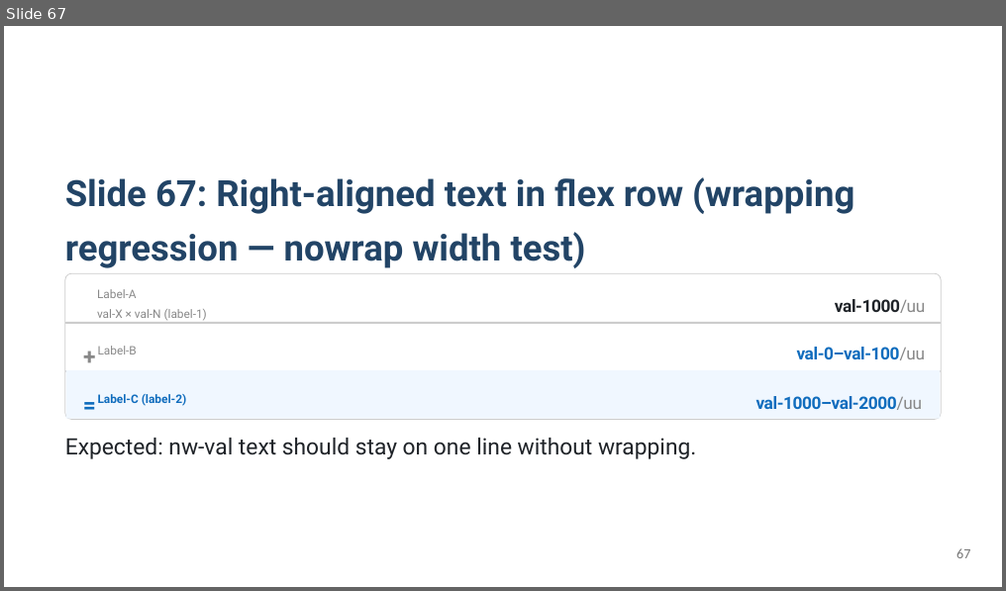
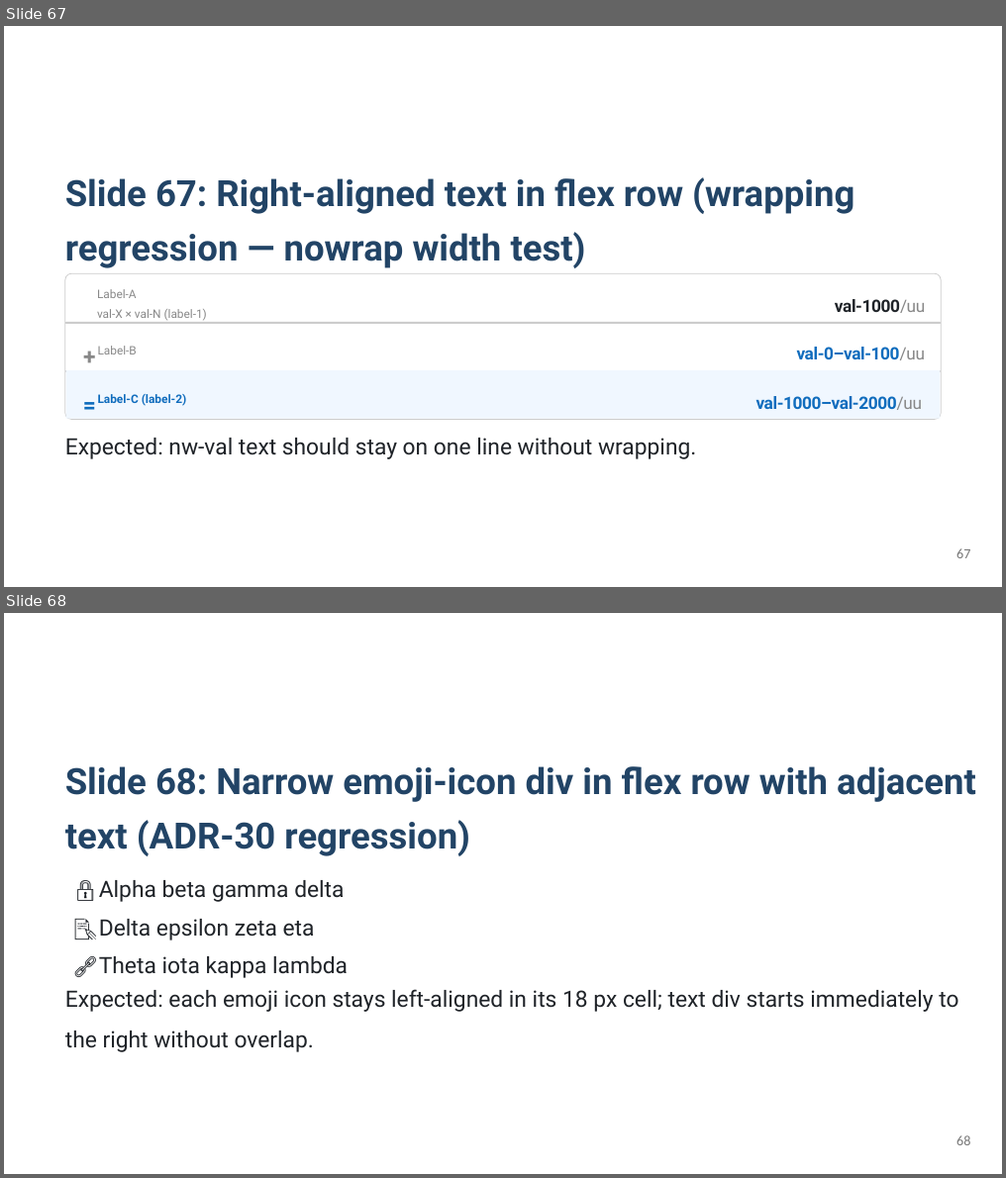
Before and after one commit to KatsuYuzu/marp-to-editable-pptx, a slide deck: output-pptx/test-output.pptx. Shown one above the other, each under a label of ours: slide 67 before the commit, slides 67 and 68 after it. The pictures are 1006x591 and 1006x1178 pixels, drawn with LibreOffice and Linux fonts; fonts in the diff are those of the drawing. Boxes give left, top, right and bottom in pixels: in the first picture for what was removed or moved away, otherwise in the second. Text is boxed around its words. In the diff, an @@ line names an element or a change of style, - is before the commit and + after.

```diff
--- a/output-pptx/test-output.pptx
+++ b/output-pptx/test-output.pptx
@@ slide 68 added at [4, 613, 1002, 1174], background #FFFFFF @@
@@ text added at [65, 766, 976, 857], 34.8 pt, text #224466, bold @@
+Slide 68: Narrow emoji-icon div in flex row with adjacent text (ADR-30 regression)
@@ text added at [65, 862, 106, 896], 21.8 pt, text #1F2328 @@
+🔒
@@ text added at [65, 900, 106, 934], 21.8 pt, text #1F2328 @@
+📝
@@ text added at [99, 880, 344, 902], 21.8 pt, text #1F2328 @@
+Alpha beta gamma delta
@@ text added at [65, 938, 106, 971], 21.8 pt, text #1F2328 @@
+🔗
@@ text added at [74, 919, 315, 941], 21.8 pt, text #1F2328 @@
+Delta epsilon zeta eta
@@ text added at [74, 957, 348, 978], 21.8 pt, text #1F2328 @@
+Theta iota kappa lambda
@@ text added at [65, 989, 958, 1053], 21.8 pt, text #1F2328 @@
+Expected: each emoji icon stays left-aligned in its 18 px cell; text div starts immediately to the right without overlap.
@@ page number added at [956, 1136, 970, 1146], 13.5 pt, text #777777 @@
+68
```
Also in this commit, not shown: 1 other file.
